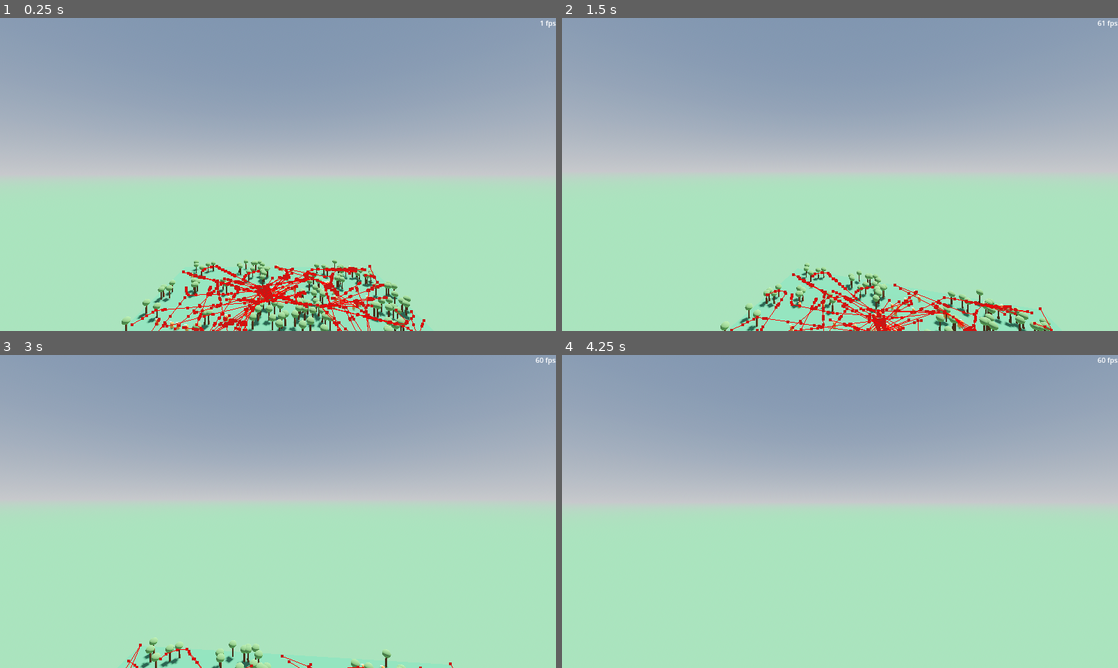
Above: before the commit, frames 1-4 (two rows, left to right).
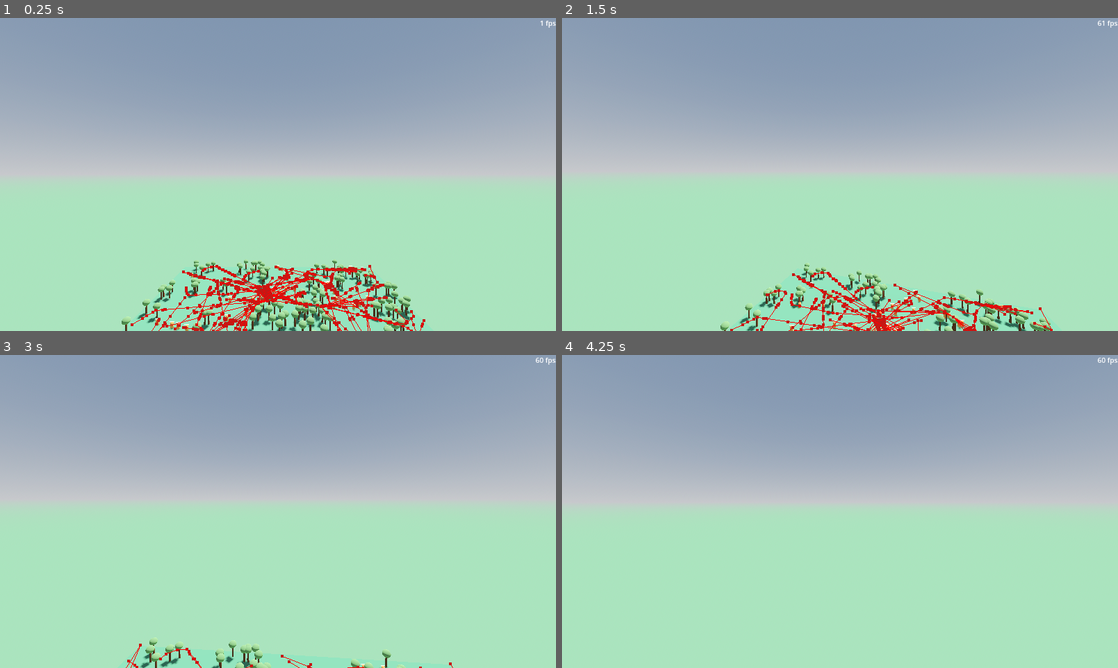
Above: after the commit, the same moments.

Repository: LyciaStenson/EcosystemSimulation
Game: Godot game, scene res://Scenes/Main.tscn
The game is run twice, just before and just after one commit, with the same random seed, the same clock (stepped at 60 frames per second) and the same inputs.
Inputs (mouse positions are in pixels of both pictures, inside the frame that each line leads up to):
- Up to frame 1 (0.25 s): no input
- Up to frame 2 (1.5 s): move the mouse to (867, 174) at 0.52 s; hold W (MoveForward) from 0.53 s (still down); move the mouse to (812, 174) at 1.27 s
- Up to frame 3 (3 s): keep holding W (MoveForward); move the mouse to (289, 505) at 2.02 s; move the mouse to (272, 517) at 2.77 s
- Up to frame 4 (4.25 s): keep holding W (MoveForward); move the mouse to (878, 514) at 3.52 s

The runs differ from the first frame. In frame 1, less than 0.1% of the frame differs, in the area x 30-67%, y 78-100%; in frame 2, less than 0.1%, in the area x 40-80%, y 84-100%; in frame 3, less than 0.1%; in frame 4, nothing differs.

Commit message:
Prey dehydration and hydration bar working

Diff:
--- a/Scenes/Prey.tscn
+++ b/Scenes/Prey.tscn
@@ -12,13 +12,13 @@
 radius = 0.25
 height = 1.0
 
-[sub_resource type="ShaderMaterial" id="ShaderMaterial_84cti"]
+[sub_resource type="ShaderMaterial" id="ShaderMaterial_lh8r0"]
 render_priority = 0
 shader = ExtResource("3_c3dtd")
-shader_parameter/value = 0.0
+shader_parameter/value = null
 
 [sub_resource type="QuadMesh" id="QuadMesh_pigep"]
-material = SubResource("ShaderMaterial_84cti")
+material = SubResource("ShaderMaterial_lh8r0")
 size = Vector2(0.8, 0.1)
 
 [sub_resource type="CapsuleShape3D" id="CapsuleShape3D_u0yvc"]
@@ -35,8 +35,9 @@
 transform = Transform3D(1, 0, 0, 0, 1, 0, 0, 0, 1, 0, 0.5, 0)
 mesh = SubResource("CapsuleMesh_quewn")
 
-[node name="EnergyBar" type="MeshInstance3D" parent="."]
+[node name="HydrationBar" type="MeshInstance3D" parent="."]
 transform = Transform3D(1, 0, 0, 0, 1, 0, 0, 0, 1, 0, 1.1, 0)
+cast_shadow = 0
 mesh = SubResource("QuadMesh_pigep")
 
 [node name="CollisionShape" type="CollisionShape3D" parent="."]
--- a/Scripts/PreyBehavior.gd
+++ b/Scripts/PreyBehavior.gd
@@ -2,7 +2,7 @@
 
 var predators : Array[Node3D]
 
-@onready var energy_bar : MeshInstance3D = $"../EnergyBar"
+@onready var hydration_bar : MeshInstance3D = $"../HydrationBar"
 
 #@export var danger_curve : Curve
 
@@ -10,6 +10,10 @@
 var wander_target_time : float
 
 var wander_target : Vector3
+
+var hydration : float = 1.0
+var dehydration_rate : float = 0.05
+@onready var hydration_bar_shader := hydration_bar.get_active_material(0) as ShaderMaterial
 
 enum Action { WANDER, FIND_WATER, FLEE }
 
@@ -25,6 +29,12 @@
 	current_action = determine_action()
 	perform_action(delta)
 
+	hydration -= dehydration_rate * delta
+	if hydration <= 0.0:
+		agent.queue_free()
+	hydration = clampf(hydration, 0.0, 1.0)
+	hydration_bar_shader.set_shader_parameter("value", normalize_to_bar(hydration))
+
 func visibility_entered(body : Node3D):
 	if body.is_in_group("Predator"):
 		predators.append(body)
@@ -32,8 +42,6 @@
 func visibility_exited(body : Node3D):
 	if predators.has(body):
 		predators.erase(body)
-	#if predators.is_empty():
-		#agent.nav_agent.target_position = Vector3()
 
 func determine_action() -> Action:
 	if !predators.is_empty():
@@ -49,6 +57,11 @@
 				wander_target = Vector3(randf_range(24.0, -24.0), 0.0, randf_range(24.0, -24.0))
 				agent.nav_agent.target_position = wander_target
 				wander_target_timer = 0.0
+		Action.FIND_WATER:
+			print("FIND_WATER")
 		Action.FLEE:
 			var predator_dir : Vector3 = (agent.global_position - predators[0].global_position).normalized()
 			agent.nav_agent.target_position = agent.global_position + predator_dir * 100
+
+func normalize_to_bar(value : float) -> float:
+	return (value - 0.5) * 0.8
--- a/Shaders/ProgressBar.gdshader
+++ b/Shaders/ProgressBar.gdshader
@@ -7,6 +7,8 @@
 varying vec3 pos;
 
 void vertex() {
+	MODELVIEW_MATRIX = VIEW_MATRIX * mat4(INV_VIEW_MATRIX[0], INV_VIEW_MATRIX[1], INV_VIEW_MATRIX[2], MODEL_MATRIX[3]);
+	MODELVIEW_NORMAL_MATRIX = mat3(MODELVIEW_MATRIX);
 	pos = mat3(MODEL_MATRIX) * VERTEX;
 }
 
@@ -15,8 +17,3 @@
 		discard;
 	}
 }
-
-//void light() {
-	// Called for every pixel for every light affecting the material.
-	// Uncomment to replace the default light processing function with this one.
-//}
